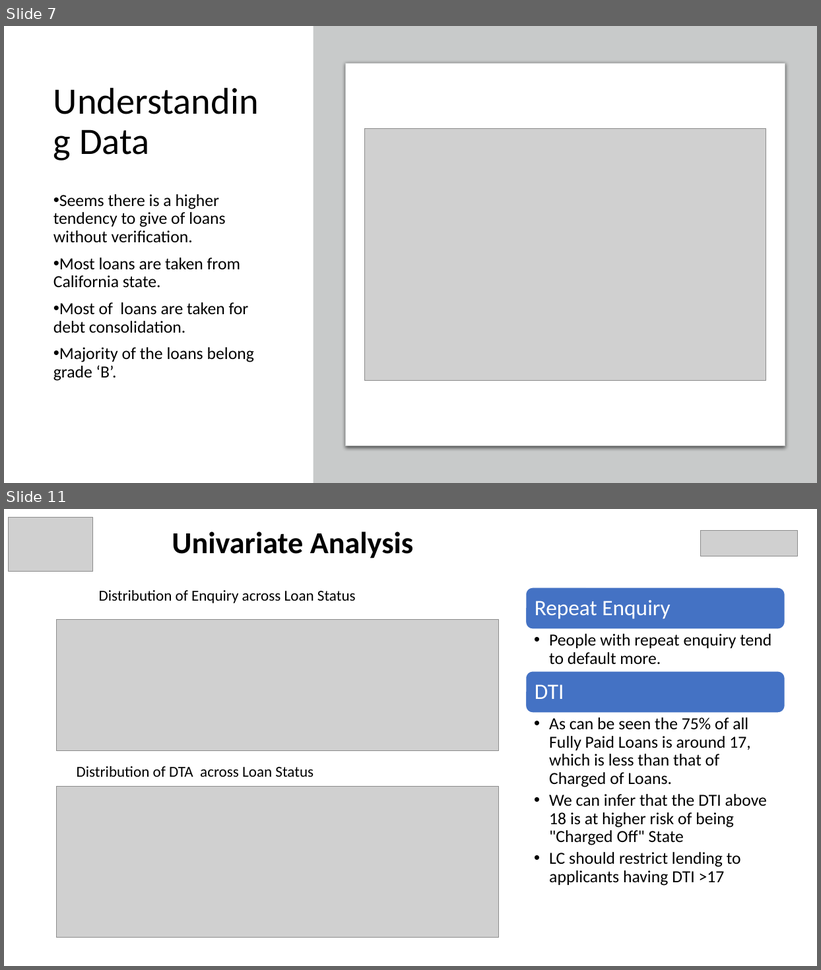
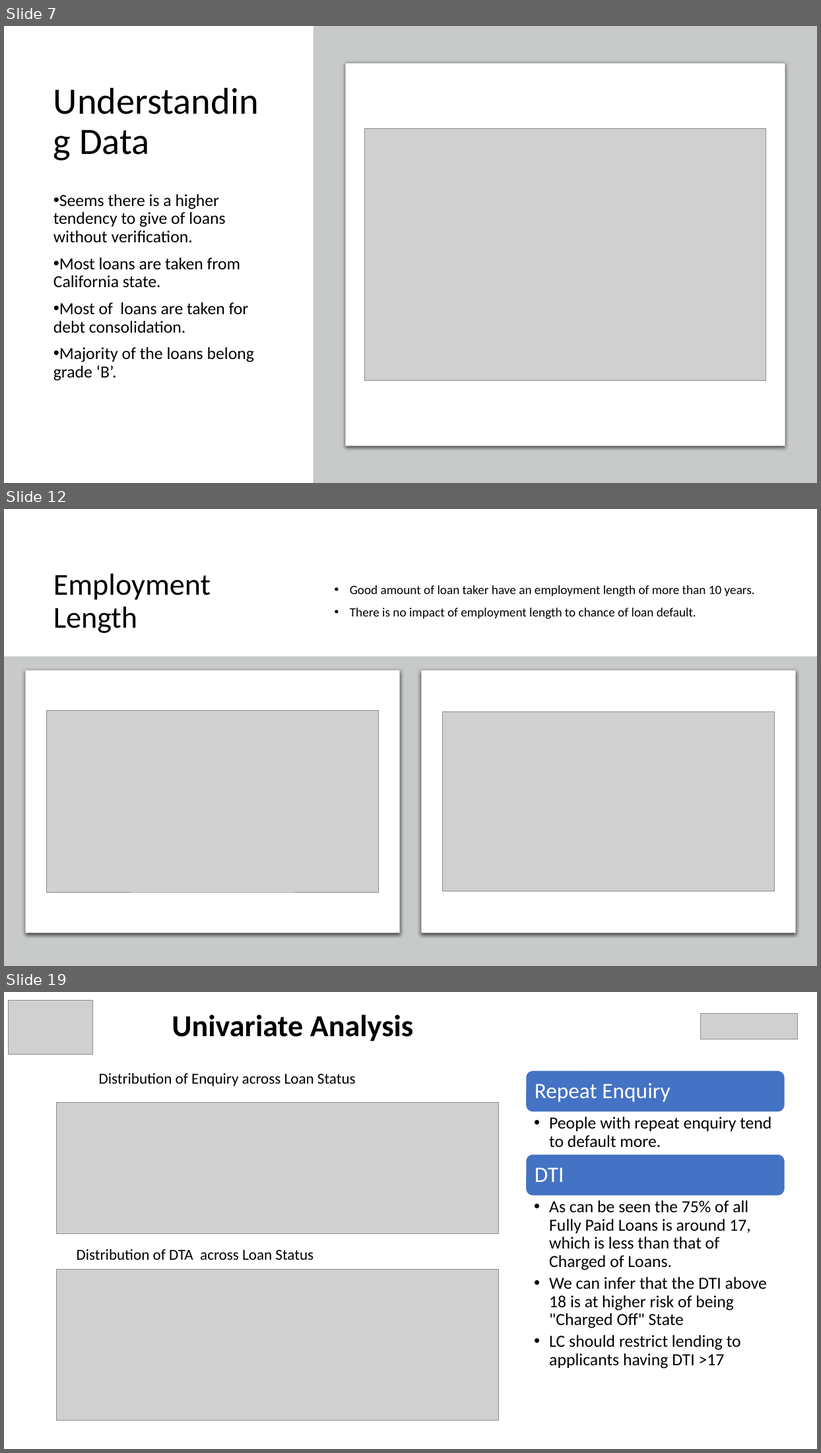
Before and after one commit to rramchan12/Lending-Club-EDA-CaseStudy, a slide deck: LendingClubCaseStudy.pptx. Shown one above the other, each under a label of ours: slides 7 and 11 before the commit, slides 7, 12 and 19 after it; the slides between them are not shown. The pictures are 821x970 and 821x1453 pixels, drawn with LibreOffice and Linux fonts; fonts in the diff are those of the drawing; grey boxes stand for pictures; background and template pictures are left out. Boxes give left, top, right and bottom in pixels: in the first picture for what was removed or moved away, otherwise in the second. Text is boxed around its words. In the diff, an @@ line names an element or a change of style, - is before the commit and + after.

```diff
--- a/LendingClubCaseStudy.pptx
+++ b/LendingClubCaseStudy.pptx
@@ slide 12 added at (x1=4, y1=509, x2=817, y2=966), background #FFFFFF @@
@@ title added at (x1=54, y1=574, x2=211, y2=633), 36 pt, text #000000 @@
+Employment Length
@@ text added at (x1=350, y1=585, x2=755, y2=619), 15 pt, text #000000 @@
+• Good amount of loan taker have an employment length of more than 10 years.
+• There is no impact of employment length to chance of loan default.
@@ rectangle added at (x1=4, y1=657, x2=817, y2=966), fill #C8CACA @@
@@ rounded rectangle added at (x1=25, y1=671, x2=400, y2=933), fill #FFFFFF, outline #C8CACA 0.75 pt @@
@@ rounded rectangle added at (x1=421, y1=671, x2=796, y2=933), fill #FFFFFF, outline #C8CACA 0.75 pt @@
@@ picture added at (x1=47, y1=711, x2=378, y2=892) @@
@@ picture added at (x1=443, y1=712, x2=774, y2=891) @@
@@ what was slide 11 is now slide 19 @@
```
Also in this commit, not shown: 5 slides changed, 7 other slides added, 1 other file.
